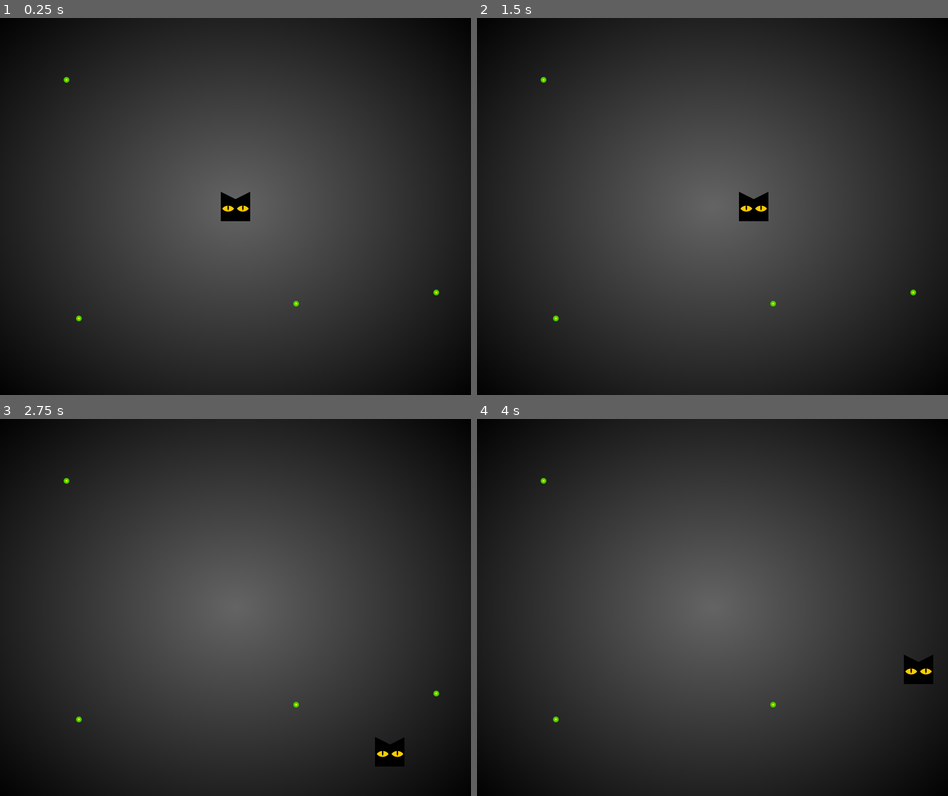
Above: before the commit, frames 1-4 (two rows, left to right).
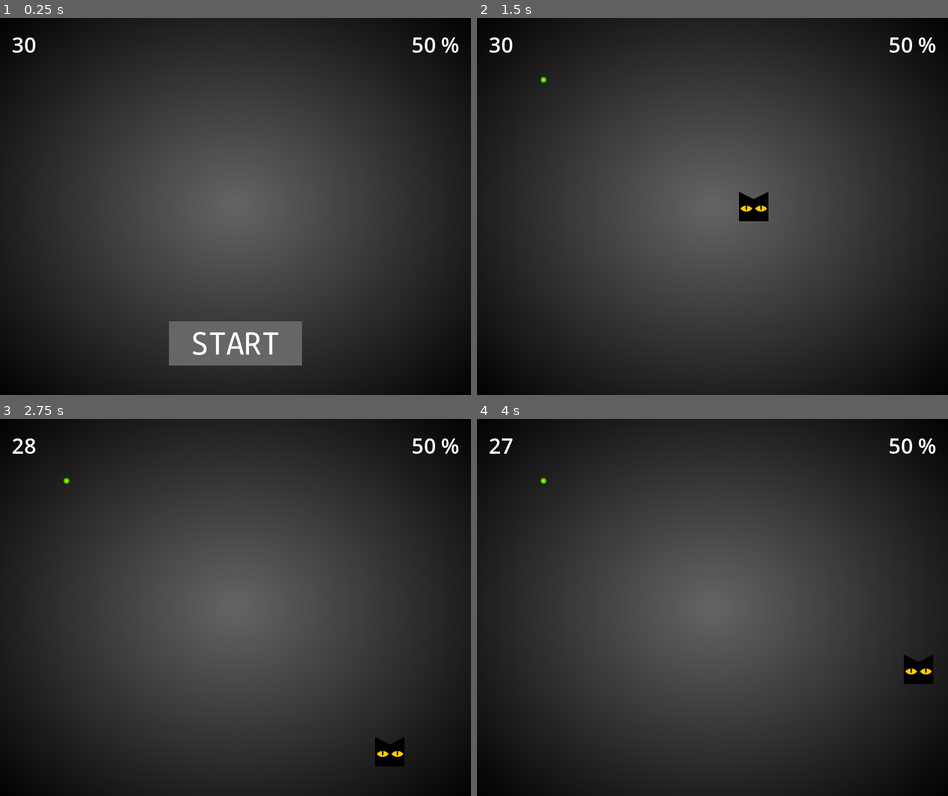
Above: after the commit, the same moments.

Repository: gil-x/schr-dinger-cats
Game: Godot game, scene res://Main/main.tscn
The game is run twice, just before and just after one commit, with the same random seed, the same clock (stepped at 60 frames per second) and the same inputs.
Inputs (mouse positions are in pixels of both pictures, inside the frame that each line leads up to):
- Up to frame 1 (0.25 s): no input
- Up to frame 2 (1.5 s): click (712, 342) at 0.52 s; tap Enter at 1.25 s; hold Right (ui_right) from 1.28 s (still down)
- Up to frame 3 (2.75 s): release Right (ui_right) at 2.03 s; hold Down (ui_down) from 2.03 s (still down)
- Up to frame 4 (4 s): release Down (ui_down) at 2.78 s; hold Right (ui_right) 2.78-3.53 s; tap Space at 3.5 s; hold Up (ui_up) from 3.53 s (still down)

The runs differ from the first frame. In frame 1, 4.1% of the frame differs, in the area x 2-98%, y 5-93%; in frame 2, 0.3%; in frame 3, 0.3%; in frame 4, 0.3%.

Commit message:
Labels, sounds, start button.

Diff:
--- /dev/null
+++ b/HUD.gd
@@ -0,0 +1,37 @@
+extends CanvasLayer
+
+signal start_game
+
+
+func update_time(value):
+	if value >= 99:
+		$MarginContainer/Time.text = "99"
+	else:
+		$MarginContainer/Time.text = "%0*d" % [2, value]
+
+func update_percent(value):
+	if value < 0:
+		$MarginContainer/Percent.text = "00 %"
+	elif value >= 100:
+		$MarginContainer/Percent.text = "100 %"
+	else:
+		$MarginContainer/Percent.text = "%0*d" % [2, value] + " %"
+
+#	if 0 < value < 10:
+#		$MarginContainer/Percent.add_theme_color_override("font_color",  Color(255, 0, 0, 1))
+#	elif 10 <= value < 30:
+#		$MarginContainer/Percent.add_theme_color_override("font_color",  Color(255, 0, 0, 1))
+
+func _ready():
+#	update_time(134)
+#	update_percent(138)
+	pass
+#print("%0*d" % [2, 3])
+# Output: "03"s
+
+func _process(delta):
+	pass
+
+
+func _on_start_button_pressed():
+	emit_signal("start_game")
--- /dev/null
+++ b/HUD/hud.tscn
@@ -0,0 +1,49 @@
+[gd_scene load_steps=5 format=3 uid="uid://bld6g607ryhgx"]
+
+[ext_resource type="Script" path="res://HUD.gd" id="1_gnv25"]
+[ext_resource type="Texture2D" uid="uid://biap4ukrqthuu" path="res://assets/temp_start.png" id="2_pua4a"]
+[ext_resource type="Texture2D" uid="uid://d0lbqapvr5h81" path="res://assets/temp_start_pressed.png" id="3_xryix"]
+[ext_resource type="Texture2D" uid="uid://ci67yvkiwdbme" path="res://assets/temp_start_hover.png" id="4_xh6pe"]
+
+[node name="HUD" type="CanvasLayer"]
+script = ExtResource("1_gnv25")
+
+[node name="MarginContainer" type="MarginContainer" parent="."]
+anchors_preset = 10
+anchor_right = 1.0
+offset_bottom = 23.0
+grow_horizontal = 2
+theme_override_constants/margin_left = 20
+theme_override_constants/margin_top = 20
+theme_override_constants/margin_right = 20
+theme_override_constants/margin_bottom = 20
+
+[node name="Time" type="Label" parent="MarginContainer"]
+layout_mode = 2
+theme_override_font_sizes/font_size = 36
+text = "30"
+
+[node name="Percent" type="Label" parent="MarginContainer"]
+layout_mode = 2
+theme_override_colors/font_color = Color(1, 1, 1, 1)
+theme_override_font_sizes/font_size = 36
+text = "50 %"
+horizontal_alignment = 2
+
+[node name="StartButton" type="TextureButton" parent="."]
+anchors_preset = 7
+anchor_left = 0.5
+anchor_top = 1.0
+anchor_right = 0.5
+anchor_bottom = 1.0
+offset_left = -113.0
+offset_top = -125.0
+offset_right = 113.0
+offset_bottom = -50.0
+grow_horizontal = 2
+grow_vertical = 0
+texture_normal = ExtResource("2_pua4a")
+texture_pressed = ExtResource("3_xryix")
+texture_hover = ExtResource("4_xh6pe")
+
+[connection signal="pressed" from="StartButton" to="." method="_on_start_button_pressed"]
--- a/Main/main.gd
+++ b/Main/main.gd
@@ -1,20 +1,36 @@
 extends Node
+
+signal time_up
 
 @export var particle_scene : PackedScene
 @export var box_scene : PackedScene
 @export var ghost_scene : PackedScene
-@export var playtime = 20
+@export var playtime = 30
 
+var chance_to_survive = 50
 var screensize = Vector2.ZERO
-var ghost_active = false
+
+#var ghost_active = false
 
 func _ready():
 	screensize = get_viewport().get_visible_rect().size
 	randomize()
+	$Player.hide()
+
+func setup():
 	spawn_particles(randi_range(1, 6))
+	$Player.show()
+	$Player.rec_path = true
+	$Player.can_move = true
+	$Music.play()
 
 func _on_collected():
 	print("collected")
+	$Timer.stop()
+	var current_time = int($HUD/MarginContainer/Time.text)
+	playtime = current_time + 1
+	$HUD.update_time(playtime)
+	$Timer.start()
 	if get_tree().get_nodes_in_group("particles").size() == 1:
 		spawn_box()
 
@@ -41,14 +57,50 @@
 	print("spawn ghost")
 	var g = ghost_scene.instantiate()
 	g.path = $Player.path.duplicate()
+	g.ghost_touched.connect(self._on_ghost_touched)
 	$Player.path = []
 	add_child(g)
-	ghost_active = true
+#	ghost_active = true
 	spawn_particles(3)
+	chance_to_survive += 5
+	$HUD.update_percent(chance_to_survive)
 
 func _on_box_used():
 	spawn_ghost()
 	print("box used")
 
+func _on_ghost_touched():
+	chance_to_survive -= 10
+	$HUD.update_percent(chance_to_survive)
+
 func _process(delta):
 	pass
+
+
+
+
+func _on_timer_timeout():
+	playtime -= 1
+	$HUD.update_time(playtime)
+	if playtime > 0:
+		$Timer.start()
+	else:
+		emit_signal("time_up")
+
+
+func _on_hud_start_game():
+	$Timer.start()
+	setup()
+	$HUD/StartButton.hide()
+
+
+func _on_time_up():
+	get_tree().call_group("particles", "queue_free")
+	get_tree().call_group("ghosts", "queue_free")
+	$Player.can_move = false
+	$Music.stop()
+	if randi_range(0, 100) <= chance_to_survive:
+		$EndgameMessage.text = "You survived!"
+	else:
+		$EndgameMessage.text = "You died..."
+	$EndgameMessage.show()
--- a/Main/main.tscn
+++ b/Main/main.tscn
@@ -6,6 +6,8 @@
 [ext_resource type="PackedScene" uid="uid://bb7boe6udsli5" path="res://Player/player.tscn" id="2_v3rks"]
 [ext_resource type="PackedScene" uid="uid://cl34ejcm5s4yo" path="res://Ghost/ghost.tscn" id="4_gn0pu"]
 [ext_resource type="PackedScene" uid="uid://cfy6wcvf8wcwv" path="res://Box/box.tscn" id="5_rtns4"]
+[ext_resource type="PackedScene" uid="uid://bld6g607ryhgx" path="res://HUD/hud.tscn" id="7_1hmjg"]
+[ext_resource type="AudioStream" uid="uid://yaovftkxoacn" path="res://assets/temp_music.ogg" id="8_7gswy"]
 
 [node name="Main" type="Node"]
 script = ExtResource("1_xd5l2")
@@ -25,5 +27,30 @@
 [node name="Player" parent="." instance=ExtResource("2_v3rks")]
 
 [node name="Timer" type="Timer" parent="."]
+one_shot = true
 
+[node name="HUD" parent="." instance=ExtResource("7_1hmjg")]
+
+[node name="EndgameMessage" type="Label" parent="."]
+visible = false
+anchors_preset = 8
+anchor_left = 0.5
+anchor_top = 0.5
+anchor_right = 0.5
+anchor_bottom = 0.5
+offset_left = -125.5
+offset_top = -35.0
+offset_right = 125.5
+offset_bottom = 35.0
+grow_horizontal = 2
+grow_vertical = 2
+theme_override_font_sizes/font_size = 48
+text = "Conclusion"
+
+[node name="Music" type="AudioStreamPlayer" parent="."]
+stream = ExtResource("8_7gswy")
+volume_db = -10.0
+
+[connection signal="time_up" from="." to="." method="_on_time_up"]
 [connection signal="timeout" from="Timer" to="." method="_on_timer_timeout"]
+[connection signal="start_game" from="HUD" to="." method="_on_hud_start_game"]
--- a/Player/player.gd
+++ b/Player/player.gd
@@ -4,9 +4,16 @@
 
 @export var speed = 350
 
+var can_move = false
 var velocity = Vector2.ZERO
 var screensize = Vector2.ZERO
+var rec_path = false
 var path = []
+
+func get_stuck():
+	can_move = false
+	$ParalyzeTimer.start()
+
 
 func register_position():
 	path.append(position)
@@ -16,17 +23,27 @@
 	position = screensize / 2
 
 func _process(delta):
-	var margin = 50
-	velocity = Input.get_vector("ui_left", "ui_right", "ui_up", "ui_down")
-	position += velocity * speed * delta
-	position.x = clamp(position.x, margin, screensize.x - margin)
-	position.y = clamp(position.y, margin, screensize.y - margin)
-	register_position()
+	if can_move:
+		var margin = 50
+		velocity = Input.get_vector("ui_left", "ui_right", "ui_up", "ui_down")
+		position += velocity * speed * delta
+		position.x = clamp(position.x, margin, screensize.x - margin)
+		position.y = clamp(position.y, margin, screensize.y - margin)
+	if rec_path:
+		register_position()
 
 func _on_area_entered(area):
 	if area.is_in_group("particles"):
 		area.picked_up()
+		$PickupSound.play()
 	elif area.is_in_group("boxes"):
 		area.used()
+		$JumpSound.play()
 	elif area.is_in_group("ghosts"):
 		area.touched()
+		$CollisionSound.play()
+		get_stuck()
+
+
+func _on_paralyze_timer_timeout():
+	can_move = true
--- a/Player/player.tscn
+++ b/Player/player.tscn
@@ -1,7 +1,10 @@
-[gd_scene load_steps=5 format=3 uid="uid://bb7boe6udsli5"]
+[gd_scene load_steps=8 format=3 uid="uid://bb7boe6udsli5"]
 
 [ext_resource type="Script" path="res://Player/player.gd" id="1_26ve0"]
 [ext_resource type="Texture2D" uid="uid://briecdbugyd0y" path="res://assets/temp_cat.png" id="1_qtm7w"]
+[ext_resource type="AudioStream" uid="uid://bvhd6d2f5hg45" path="res://assets/temp_pickup.ogg" id="3_relq5"]
+[ext_resource type="AudioStream" uid="uid://5o6f1v4iqp3y" path="res://assets/temp_jump.ogg" id="4_hmfgw"]
+[ext_resource type="AudioStream" uid="uid://ilolntn8k2sl" path="res://assets/temp_conflict.ogg" id="5_otmb0"]
 
 [sub_resource type="SpriteFrames" id="SpriteFrames_ccp60"]
 animations = [{
@@ -27,4 +30,17 @@
 [node name="CollisionShape2D" type="CollisionShape2D" parent="."]
 shape = SubResource("RectangleShape2D_n4e1g")
 
+[node name="PickupSound" type="AudioStreamPlayer" parent="."]
+stream = ExtResource("3_relq5")
+
+[node name="JumpSound" type="AudioStreamPlayer" parent="."]
+stream = ExtResource("4_hmfgw")
+
+[node name="CollisionSound" type="AudioStreamPlayer" parent="."]
+stream = ExtResource("5_otmb0")
+
+[node name="ParalyzeTimer" type="Timer" parent="."]
+wait_time = 2.0
+
 [connection signal="area_entered" from="." to="." method="_on_area_entered"]
+[connection signal="timeout" from="ParalyzeTimer" to="." method="_on_paralyze_timer_timeout"]
--- a/assets/temp.svg
+++ b/assets/temp.svg
@@ -24,15 +24,16 @@
      inkscape:pagecheckerboard="0"
      inkscape:deskcolor="#d1d1d1"
      inkscape:document-units="mm"
-     inkscape:zoom="4.086974"
-     inkscape:cx="331.66347"
-     inkscape:cy="67.286946"
-     inkscape:window-width="2560"
-     inkscape:window-height="1052"
-     inkscape:window-x="1920"
-     inkscape:window-y="0"
+     inkscape:zoom="1.224"
+     inkscape:cx="500"
+     inkscape:cy="205.47386"
+     inkscape:window-width="1920"
+     inkscape:window-height="1015"
+     inkscape:window-x="2114"
+     inkscape:window-y="1080"
      inkscape:window-maximized="1"
-     inkscape:current-layer="layer1" />
+     inkscape:current-layer="layer1"
+     showgrid="false" />
   <defs
      id="defs1">
     <linearGradient
@@ -197,5 +198,68 @@
          id="path8"
          sodipodi:nodetypes="ccccc" />
     </g>
+    <rect
+       style="fill:#666666;stroke:#000000;stroke-width:0;stroke-linecap:round;stroke-linejoin:round;stroke-miterlimit:12.3;paint-order:markers fill stroke;stroke-dasharray:none"
+       id="rect2"
+       width="59.735416"
+       height="19.735416"
+       x="150.13229"
+       y="30.132292"
+       inkscape:export-filename="temp_shart.png"
+       inkscape:export-xdpi="96"
+       inkscape:export-ydpi="96" />
+    <text
+       xml:space="preserve"
+       style="font-style:normal;font-variant:normal;font-weight:normal;font-stretch:normal;font-size:15.9696px;line-height:1;font-family:'Ubuntu Mono';-inkscape-font-specification:'Ubuntu Mono, Normal';font-variant-ligatures:normal;font-variant-caps:normal;font-variant-numeric:normal;font-variant-east-asian:normal;fill:#ffffff;fill-opacity:1;stroke:#000000;stroke-width:0;stroke-linecap:round;stroke-linejoin:round;stroke-miterlimit:12.3;stroke-dasharray:none;paint-order:markers fill stroke"
+       x="159.91025"
+       y="44.950577"
+       id="text2"><tspan
+         sodipodi:role="line"
+         id="tspan2"
+         style="font-style:normal;font-variant:normal;font-weight:normal;font-stretch:normal;font-size:15.9696px;font-family:'Ubuntu Mono';-inkscape-font-specification:'Ubuntu Mono, Normal';font-variant-ligatures:normal;font-variant-caps:normal;font-variant-numeric:normal;font-variant-east-asian:normal;fill:#ffffff;fill-opacity:1;stroke-width:0;stroke-dasharray:none"
+         x="159.91025"
+         y="44.950577">START</tspan></text>
+    <rect
+       style="fill:#999999;stroke:#000000;stroke-width:0;stroke-linecap:round;stroke-linejoin:round;stroke-miterlimit:12.3;stroke-dasharray:none;paint-order:markers fill stroke"
+       id="rect2-4"
+       width="59.735416"
+       height="19.735416"
+       x="150.13229"
+       y="56.437206"
+       inkscape:export-filename="temp_start_hover.png"
+       inkscape:export-xdpi="96"
+       inkscape:export-ydpi="96" />
+    <text
+       xml:space="preserve"
+       style="font-style:normal;font-variant:normal;font-weight:normal;font-stretch:normal;font-size:15.9696px;line-height:1;font-family:'Ubuntu Mono';-inkscape-font-specification:'Ubuntu Mono, Normal';font-variant-ligatures:normal;font-variant-caps:normal;font-variant-numeric:normal;font-variant-east-asian:normal;fill:#ffffff;fill-opacity:1;stroke:#000000;stroke-width:0;stroke-linecap:round;stroke-linejoin:round;stroke-miterlimit:12.3;stroke-dasharray:none;paint-order:markers fill stroke"
+       x="159.91025"
+       y="71.255493"
+       id="text2-7"><tspan
+         sodipodi:role="line"
+         id="tspan2-7"
+         style="font-style:normal;font-variant:normal;font-weight:normal;font-stretch:normal;font-size:15.9696px;font-family:'Ubuntu Mono';-inkscape-font-specification:'Ubuntu Mono, Normal';font-variant-ligatures:normal;font-variant-caps:normal;font-variant-numeric:normal;font-variant-east-asian:normal;fill:#ffffff;fill-opacity:1;stroke-width:0;stroke-dasharray:none"
+         x="159.91025"
+         y="71.255493">START</tspan></text>
+    <rect
+       style="fill:#ffe680;stroke:#000000;stroke-width:0;stroke-linecap:round;stroke-linejoin:round;stroke-miterlimit:12.3;stroke-dasharray:none;paint-order:markers fill stroke"
+       id="rect2-4-2"
+       width="59.735416"
+       height="19.735416"
+       x="150.13229"
+       y="83.747047"
+       inkscape:export-filename="temp_start_pressed.png"
+       inkscape:export-xdpi="96"
+       inkscape:export-ydpi="96" />
+    <text
+       xml:space="preserve"
+       style="font-style:normal;font-variant:normal;font-weight:normal;font-stretch:normal;font-size:15.9696px;line-height:1;font-family:'Ubuntu Mono';-inkscape-font-specification:'Ubuntu Mono, Normal';font-variant-ligatures:normal;font-variant-caps:normal;font-variant-numeric:normal;font-variant-east-asian:normal;fill:#4d4d4d;fill-opacity:1;stroke:#000000;stroke-width:0;stroke-linecap:round;stroke-linejoin:round;stroke-miterlimit:12.3;stroke-dasharray:none;paint-order:markers fill stroke"
+       x="159.91025"
+       y="98.565331"
+       id="text2-7-8"><tspan
+         sodipodi:role="line"
+         id="tspan2-7-9"
+         style="font-style:normal;font-variant:normal;font-weight:normal;font-stretch:normal;font-size:15.9696px;font-family:'Ubuntu Mono';-inkscape-font-specification:'Ubuntu Mono, Normal';font-variant-ligatures:normal;font-variant-caps:normal;font-variant-numeric:normal;font-variant-east-asian:normal;fill:#4d4d4d;fill-opacity:1;stroke-width:0;stroke-dasharray:none"
+         x="159.91025"
+         y="98.565331">START</tspan></text>
   </g>
 </svg>
Not shown: 1 places in Main/main.tscn that only renumber resources
Not shown, added: assets/temp_conflict.ogg.import
Not shown, added: assets/temp_jump.ogg.import
Not shown, added: assets/temp_music.ogg.import
Not shown, added: assets/temp_pickup.ogg.import
Binary file added: assets/temp_start.png
Not shown, added: assets/temp_start.png.import
Binary file added: assets/temp_start_hover.png
Not shown, added: assets/temp_start_hover.png.import
Binary file added: assets/temp_start_pressed.png
Not shown, added: assets/temp_start_pressed.png.import
Not shown, added: assets/temp_conflict.ogg
(and 3 more such lines)
